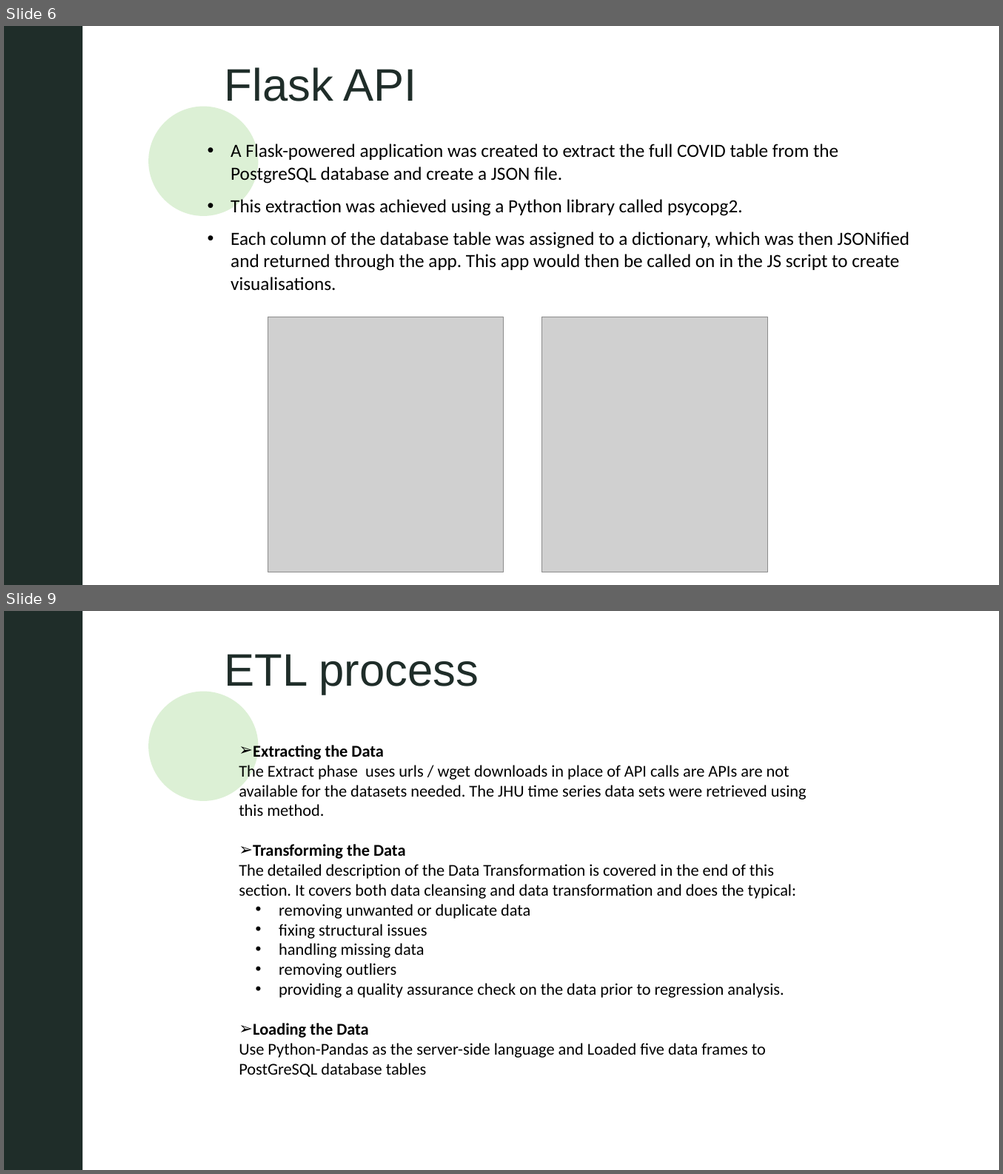
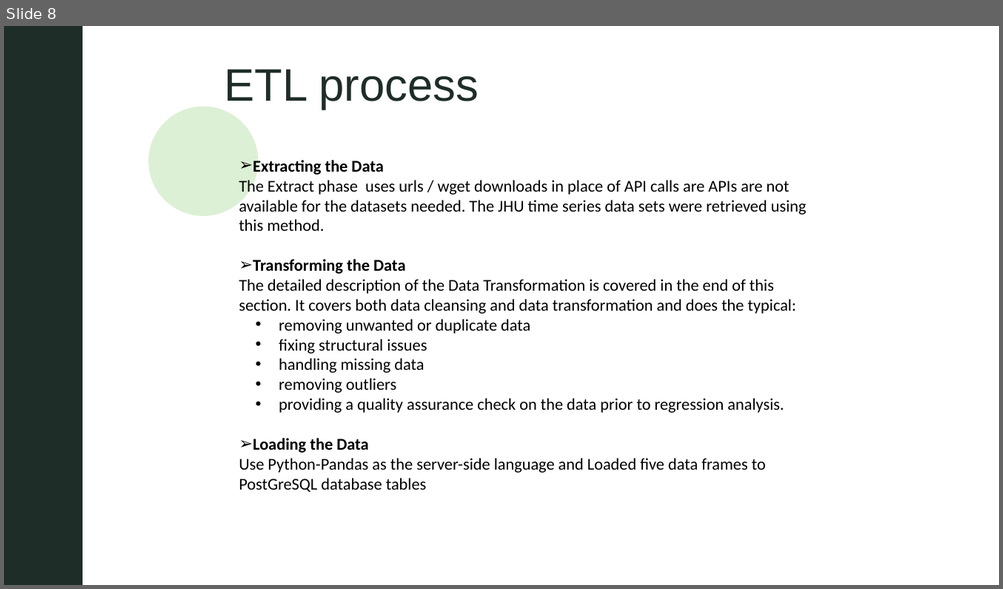
Before and after one commit to MikeMurf/23-Final-Project, a slide deck: Presentation/Final-Project_draft_v0.1.pptx. Shown one above the other, each under a label of ours: slides 6 and 9 before the commit, slide 8 after it; the slides between them are not shown. The pictures are 1003x1174 and 1003x589 pixels, drawn with LibreOffice and Linux fonts; fonts in the diff are those of the drawing; grey boxes stand for pictures; background and template pictures are left out. Boxes give left, top, right and bottom in pixels: in the first picture for what was removed or moved away, otherwise in the second. Text is boxed around its words. In the diff, an @@ line names an element or a change of style, - is before the commit and + after.

```diff
--- a/Presentation/Final-Project_draft_v0.1.pptx
+++ b/Presentation/Final-Project_draft_v0.1.pptx
@@ slide 6 removed at (4, 26, 999, 585), background picture (left out); not listed: 2 template elements that a slide beside it also shows @@
@@ rectangle removed at (4, 26, 999, 585) @@
@@ rectangle removed at (4, 26, 82, 585) @@
@@ rectangle removed at (82, 26, 86, 585) @@
@@ rectangle removed at (86, 26, 932, 585) @@
@@ rectangle removed at (932, 26, 934, 585) @@
@@ text removed at (225, 67, 417, 101) @@
-Flask API
@@ ellipse removed at (149, 107, 259, 216) @@
@@ text removed at (230, 142, 909, 291) @@
-• A Flask-powered application was created to extract the full COVID table from the PostgreSQL database and create a JSON file.
-• This extraction was achieved using a Python library called psycopg2.
-• Each column of the database table was assigned to a dictionary, which was then JSONified and returned through the app. This app would then be called on in the JS script to create visualisations.
@@ picture removed at (236, 198, 999, 585) @@
@@ picture removed at (267, 317, 504, 572) @@
@@ picture removed at (542, 317, 768, 572) @@
@@ what was slide 9 is now slide 8 @@
```
Also in this commit, not shown: 2 slides changed, 5 other files.
